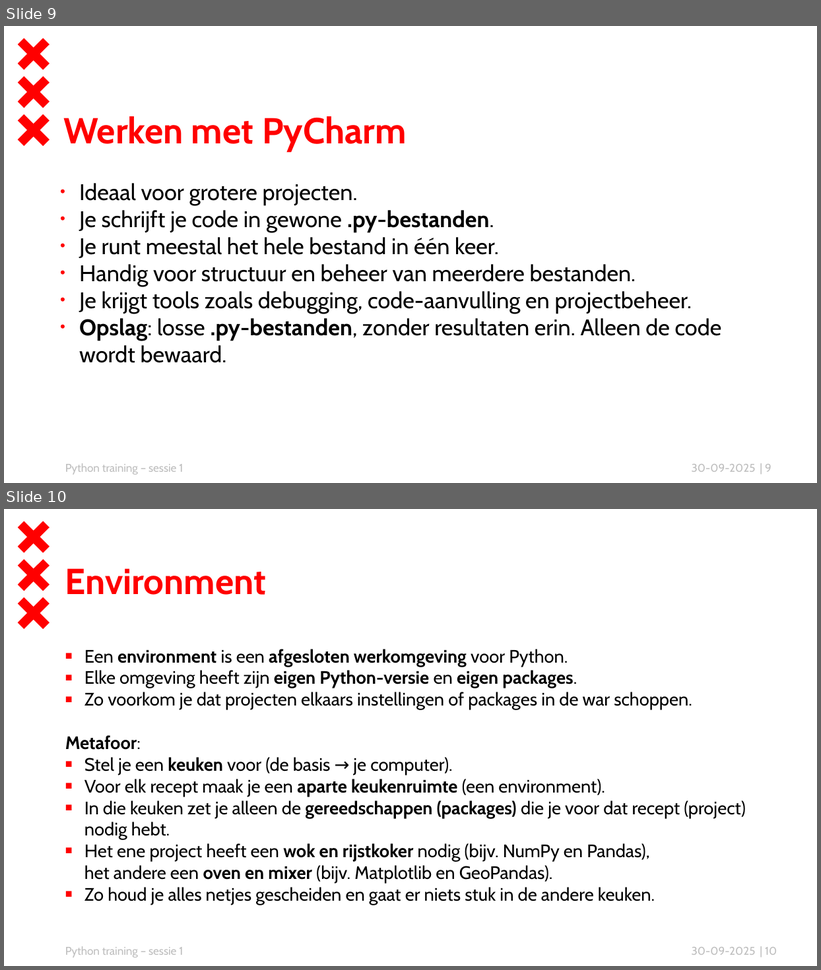
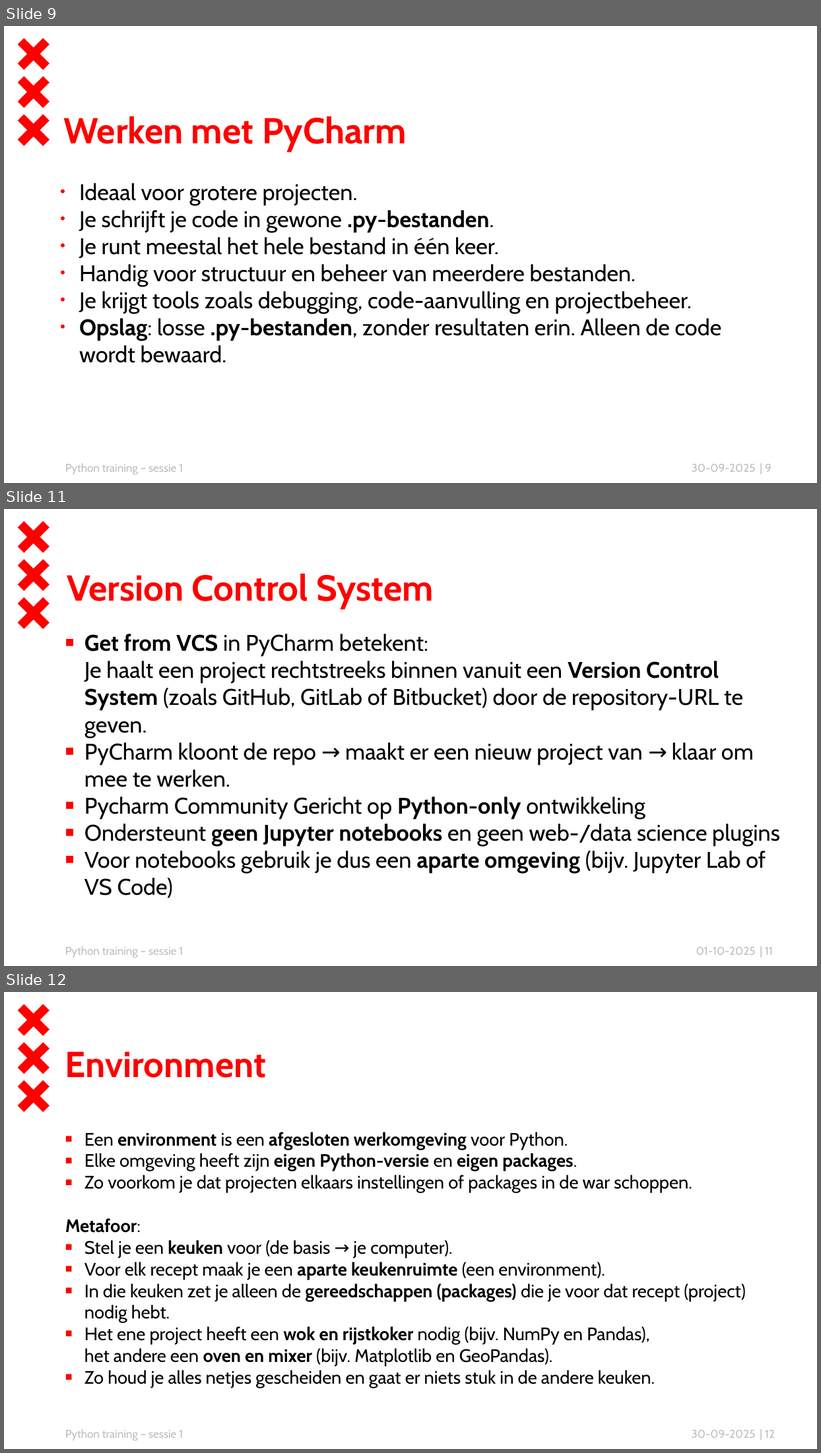
Before and after one commit to ResultManagersWouter/python_training, a slide deck: python_training.pptx. Shown one above the other, each under a label of ours: slides 9 and 10 before the commit, slides 9, 11 and 12 after it; the slides between them are not shown. The pictures are 821x970 and 821x1453 pixels, drawn with LibreOffice and Linux fonts; fonts in the diff are those of the drawing; background and template pictures are left out. Boxes give left, top, right and bottom in pixels: in the first picture for what was removed or moved away, otherwise in the second. Text is boxed around its words. In the diff, an @@ line names an element or a change of style, - is before the commit and + after.

Commit message:
new python powerpoint

```diff
--- a/python_training.pptx
+++ b/python_training.pptx
@@ slide 11 added at [4,509,817,966], background #FFFFFF; not listed: 3 template elements that a slide beside it also shows @@
@@ title added at [67,574,434,609], 32 pt, text #FF0000, bold @@
+Version Control System
@@ text added at [85,634,780,898], 20 pt, text #000000 @@
+■ Get from VCS in PyCharm betekent:
+  Je haalt een project rechtstreeks binnen vanuit een Version Control System (zoals GitHub, GitLab of Bitbucket) door de repository-URL te geven.
+■ PyCharm kloont de repo → maakt er een nieuw project van → klaar om mee te werken.
+■ Pycharm Community Gericht op Python-only ontwikkeling
+■ Ondersteunt geen Jupyter notebooks en geen web-/data science plugins
+■ Voor notebooks gebruik je dus een aparte omgeving (bijv. Jupyter Lab of VS Code)
@@ text added at [65,947,183,958], 10 pt, text #BEBEBE @@
+Python training – sessie 1
@@ text added at [696,947,756,955], 10 pt, text #BEBEBE @@
+01-10-2025
@@ page number added at [765,947,773,955], 10 pt, text #BEBEBE @@
+| 11
@@ what was slide 10 is now slide 12 @@
@@ page number at [765,1430,775,1438]: text changed @@
-| 10
+| 12
```
Also in this commit, not shown: 4 slides changed, 3 other slides added.
